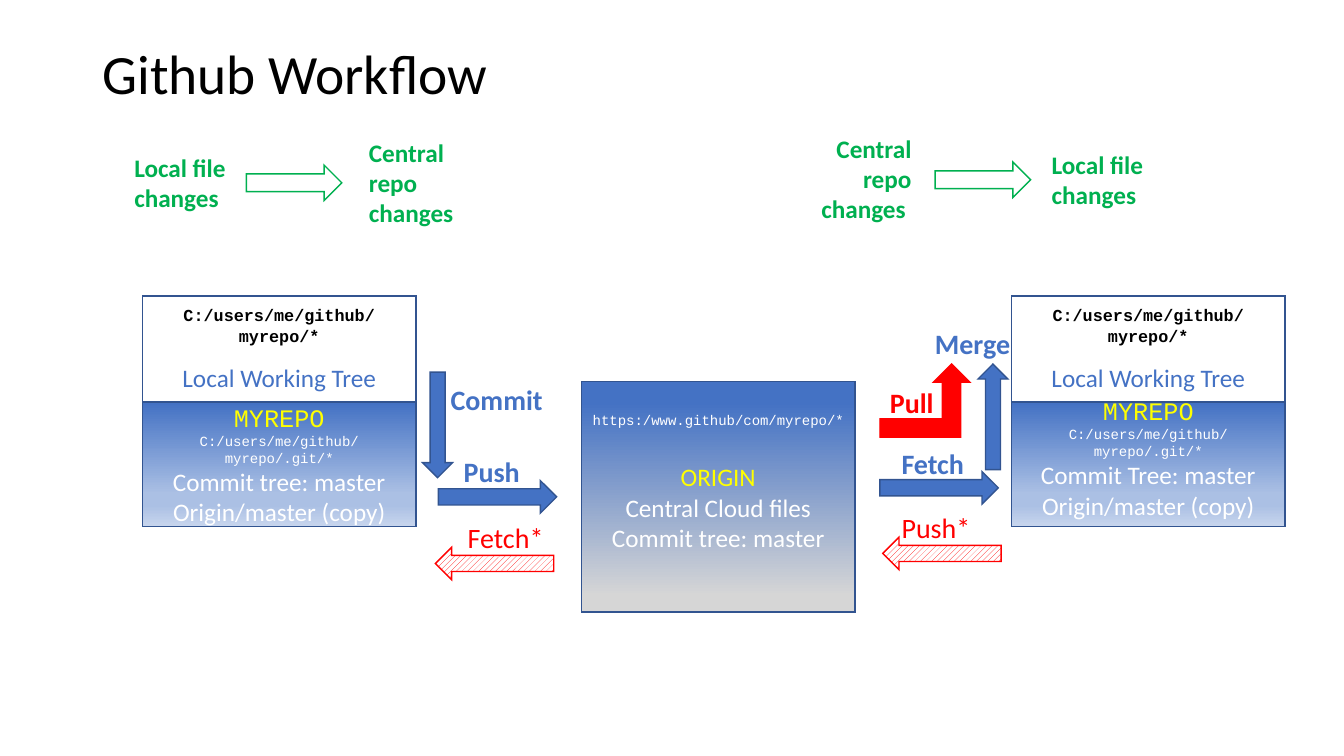
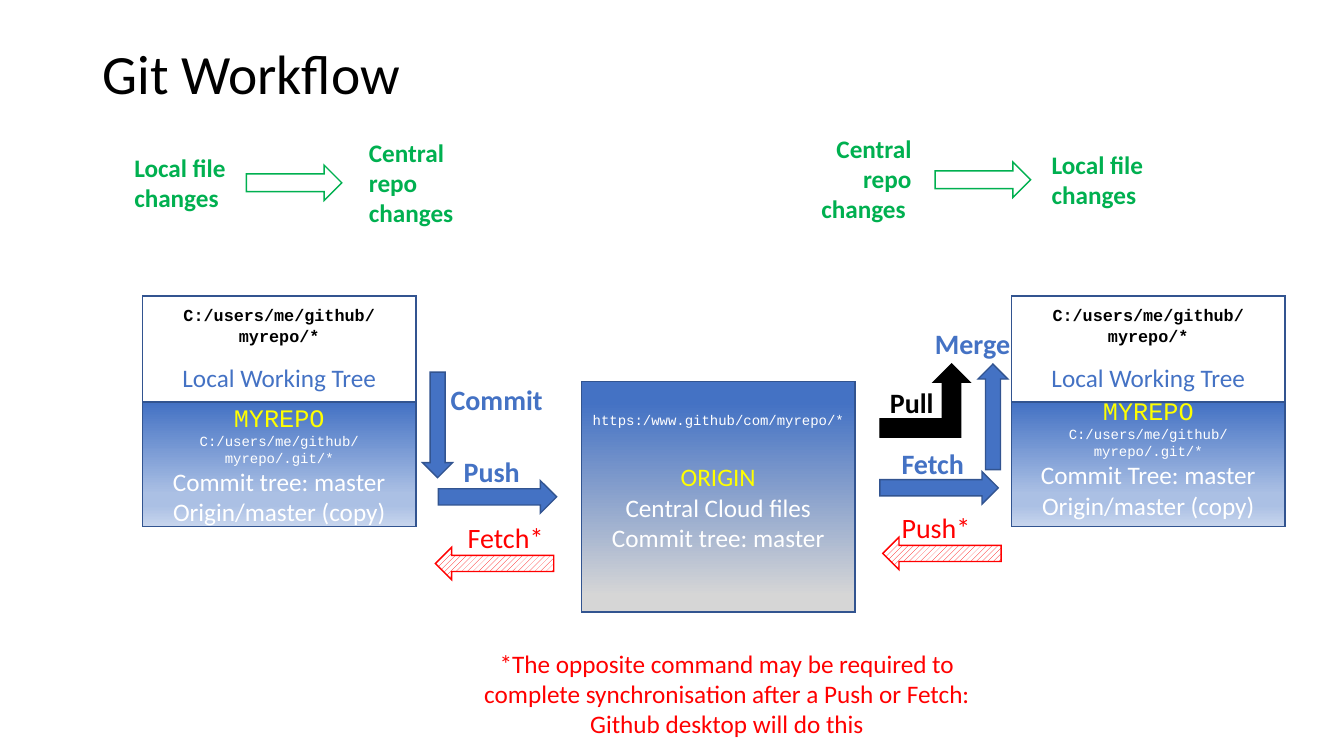
Before and after one commit to tomcl/HowToUseGitTJWC, a slide deck: slide 1 of Github workflow.pptx. Drawn at 1344x756 pixels with LibreOffice and Linux fonts; fonts in the diff are those of the drawing. Boxes give left, top, right and bottom in pixels: in the first picture for what was removed or moved away, otherwise in the second. Text is boxed around its words. In the diff, an @@ line names an element or a change of style, - is before the commit and + after.

```diff
--- a/Github workflow.pptx
+++ b/Github workflow.pptx
@@ title at bbox=[102, 55, 400, 95]: text changed @@
-Github Workflow
+Git Workflow
@@ text "Pull" at bbox=[890, 393, 934, 420]: text colour #FF0000 to #000000 @@
@@ bent up arrow at bbox=[880, 364, 970, 438]: fill #FF0000 to #000000; outline #FF0000 1 pt to #000000 1 pt @@
@@ text added at bbox=[484, 655, 969, 737], 18 pt, text #FF0000 @@
+*The opposite command may be required to complete synchronisation after a Push or Fetch: Github desktop will do this
```
Also in this commit, not shown: 1 other file.
